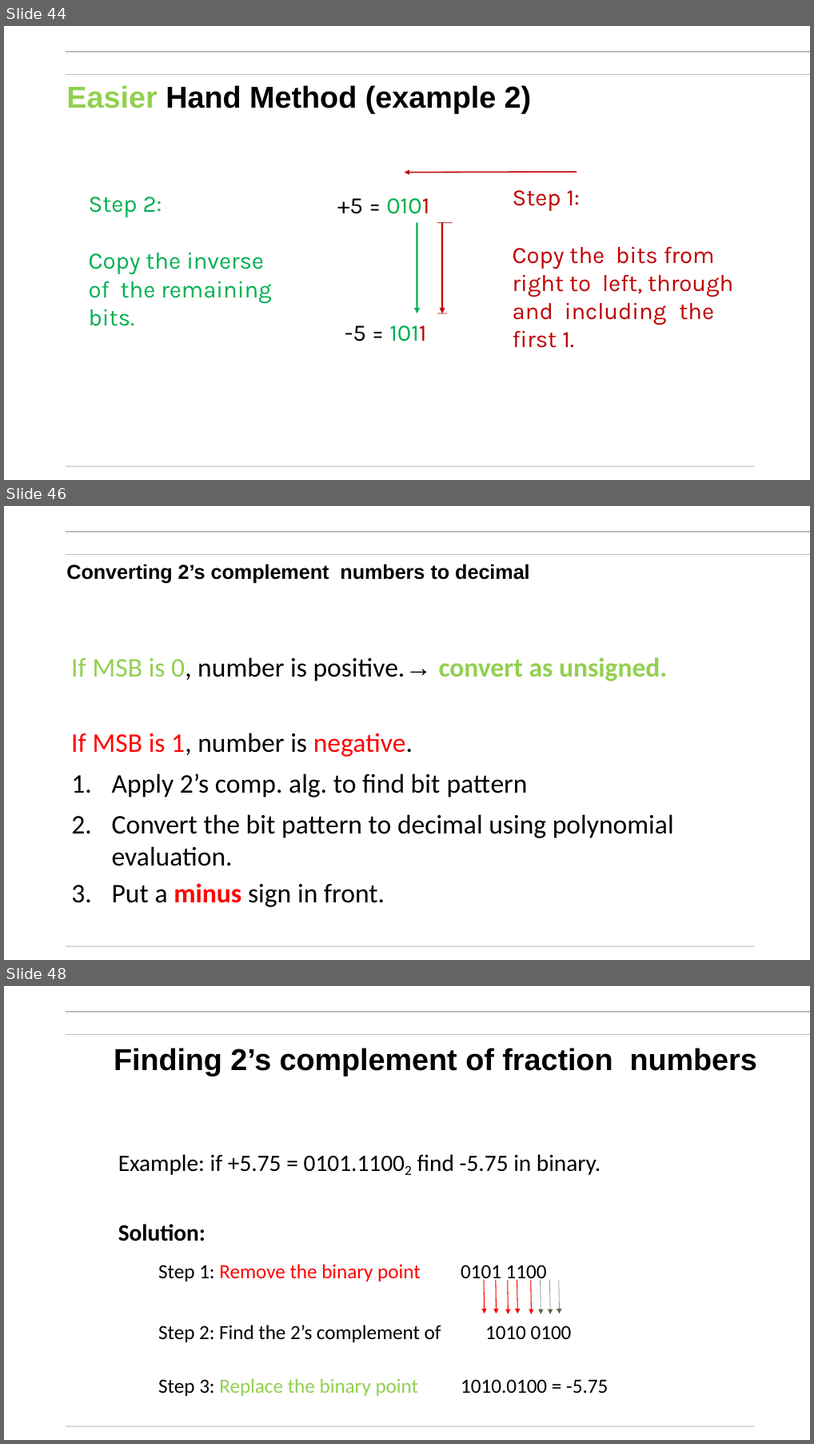
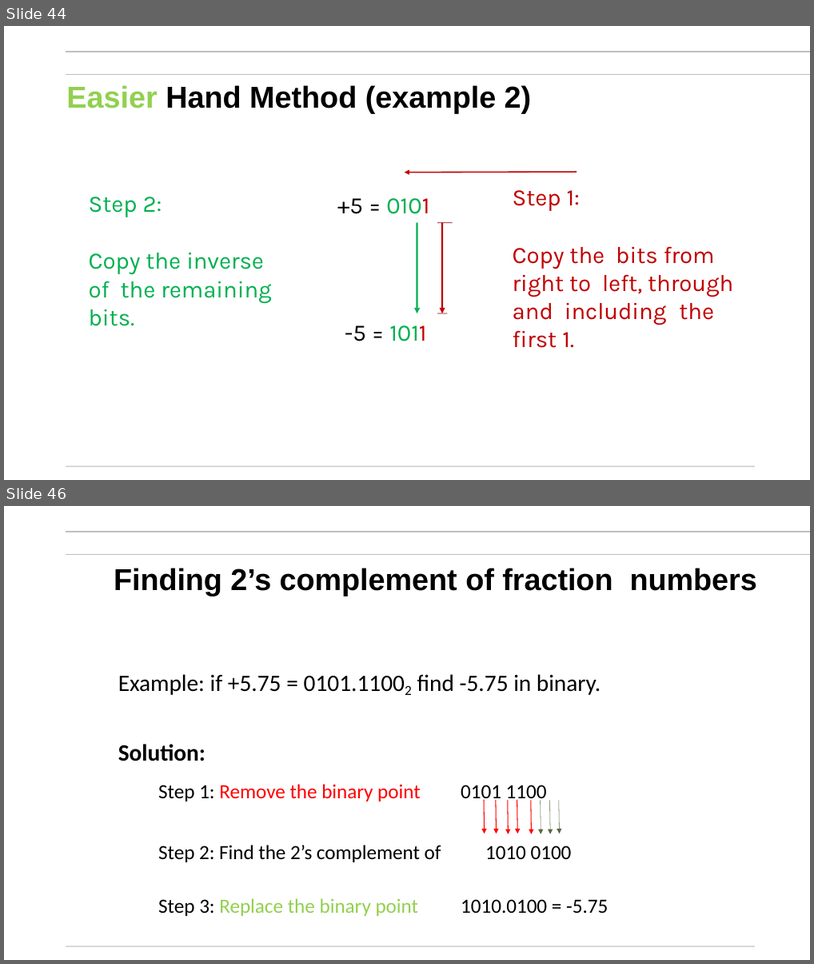
Before and after one commit to mikegrace2/CSEN20-Fall2026-Course-Website, a slide deck: Week01_IntroAndBinaryNumbers/Ch02_BinaryNumbers_V4.pptx. Shown one above the other, each under a label of ours: slides 44, 46 and 48 before the commit, slides 44 and 46 after it; the slides between them are not shown. The pictures are 814x1444 and 814x964 pixels, drawn with LibreOffice and Linux fonts; fonts in the diff are those of the drawing; background and template pictures are left out. Boxes give left, top, right and bottom in pixels: in the first picture for what was removed or moved away, otherwise in the second. Text is boxed around its words. In the diff, an @@ line names an element or a change of style, - is before the commit and + after.

```diff
--- a/Week01_IntroAndBinaryNumbers/Ch02_BinaryNumbers_V4.pptx
+++ b/Week01_IntroAndBinaryNumbers/Ch02_BinaryNumbers_V4.pptx
@@ slide 46 removed at (4,506,810,960), background #FFFFFF; not listed: 3 template elements that a slide beside it also shows @@
@@ text removed at (66,564,530,583) @@
-Converting 2’s complement numbers to decimal
@@ text removed at (71,657,674,907) @@
-If MSB is 0, number is positive.→ convert as unsigned.
-If MSB is 1, number is negative.
-1. Apply 2’s comp. alg. to find bit pattern
-2. Convert the bit pattern to decimal using polynomial evaluation.
-3. Put a minus sign in front.
@@ what was slide 48 is now slide 46 @@
```
Also in this commit, not shown: 1 slide added, 2 other slides removed.
